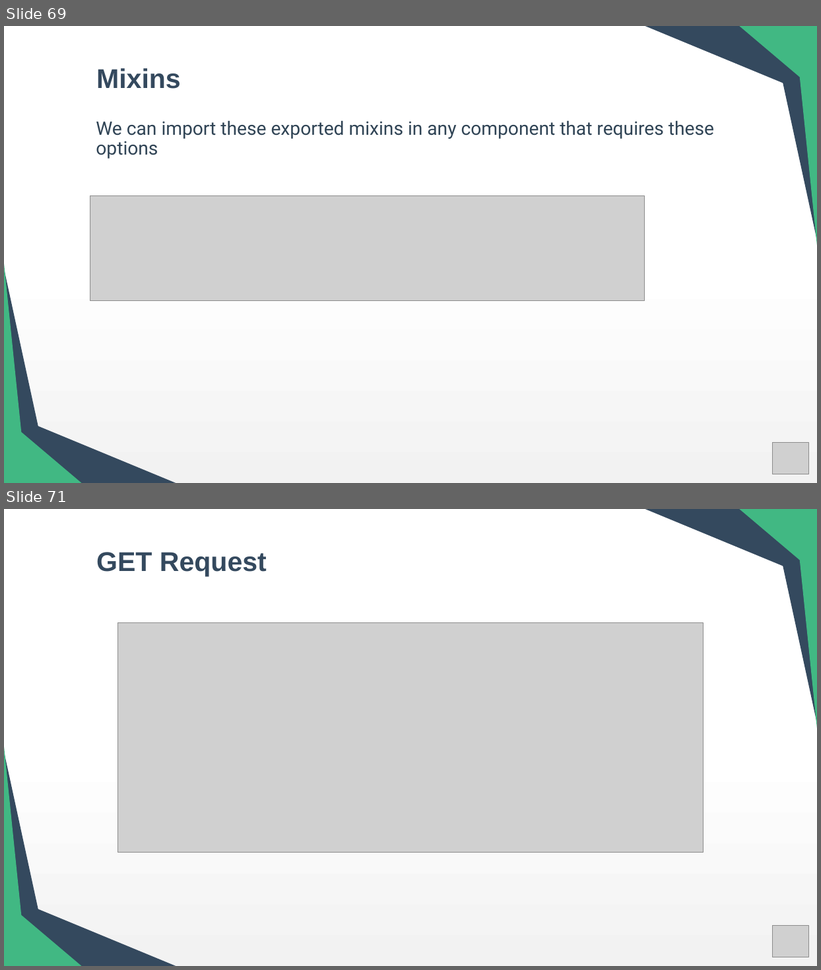
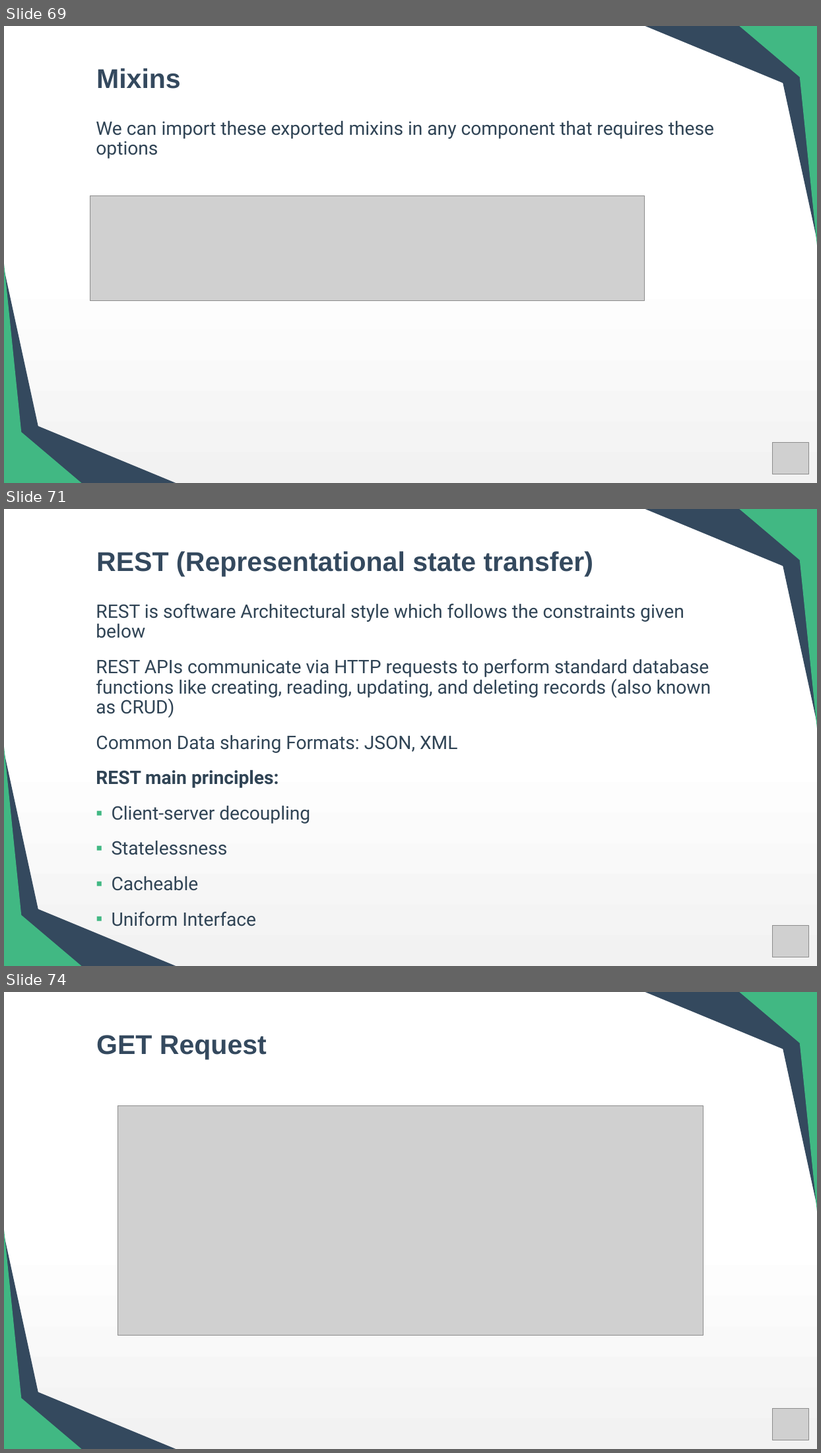
Before and after one commit to preetishhs/training-toshiba, a slide deck: Vue Overview.pptx. Shown one above the other, each under a label of ours: slides 69 and 71 before the commit, slides 69, 71 and 74 after it; the slides between them are not shown. The pictures are 821x970 and 821x1453 pixels, drawn with LibreOffice and Linux fonts; fonts in the diff are those of the drawing; grey boxes stand for pictures. Boxes give left, top, right and bottom in pixels: in the first picture for what was removed or moved away, otherwise in the second. Text is boxed around its words. In the diff, an @@ line names an element or a change of style, - is before the commit and + after.

```diff
--- a/Vue Overview.pptx
+++ b/Vue Overview.pptx
@@ slide 71 added at [4, 509, 817, 966], background gradient #FFFFFF to #F2F2F2 @@
@@ title added at [96, 551, 594, 576], 32 pt, text #34495E, bold @@
+REST (Representational state transfer)
@@ group added at [646, 509, 817, 729]: 4 right triangles @@
@@ text added at [96, 603, 712, 927], 22 pt, text #304455 @@
+REST is software Architectural style which follows the constraints given below
+REST APIs communicate via HTTP requests to perform standard database functions like creating, reading, updating, and deleting records (also known as CRUD)
+Common Data sharing Formats: JSON, XML
+REST main principles:
+▪ Client-server decoupling
+▪ Statelessness
+▪ Cacheable
+▪ Uniform Interface
@@ right triangle added at [4, 752, 40, 916], fill #34495E @@
@@ right triangle added at [4, 747, 21, 916], fill #41B883 @@
@@ right triangle added at [4, 895, 176, 966], fill #34495E @@
@@ right triangle added at [4, 900, 81, 966], fill #41B883 @@
@@ picture added at [773, 925, 809, 957] @@
@@ what was slide 71 is now slide 74 @@
```
Also in this commit, not shown: 2 slides changed, 2 other slides added, 31 other files.
